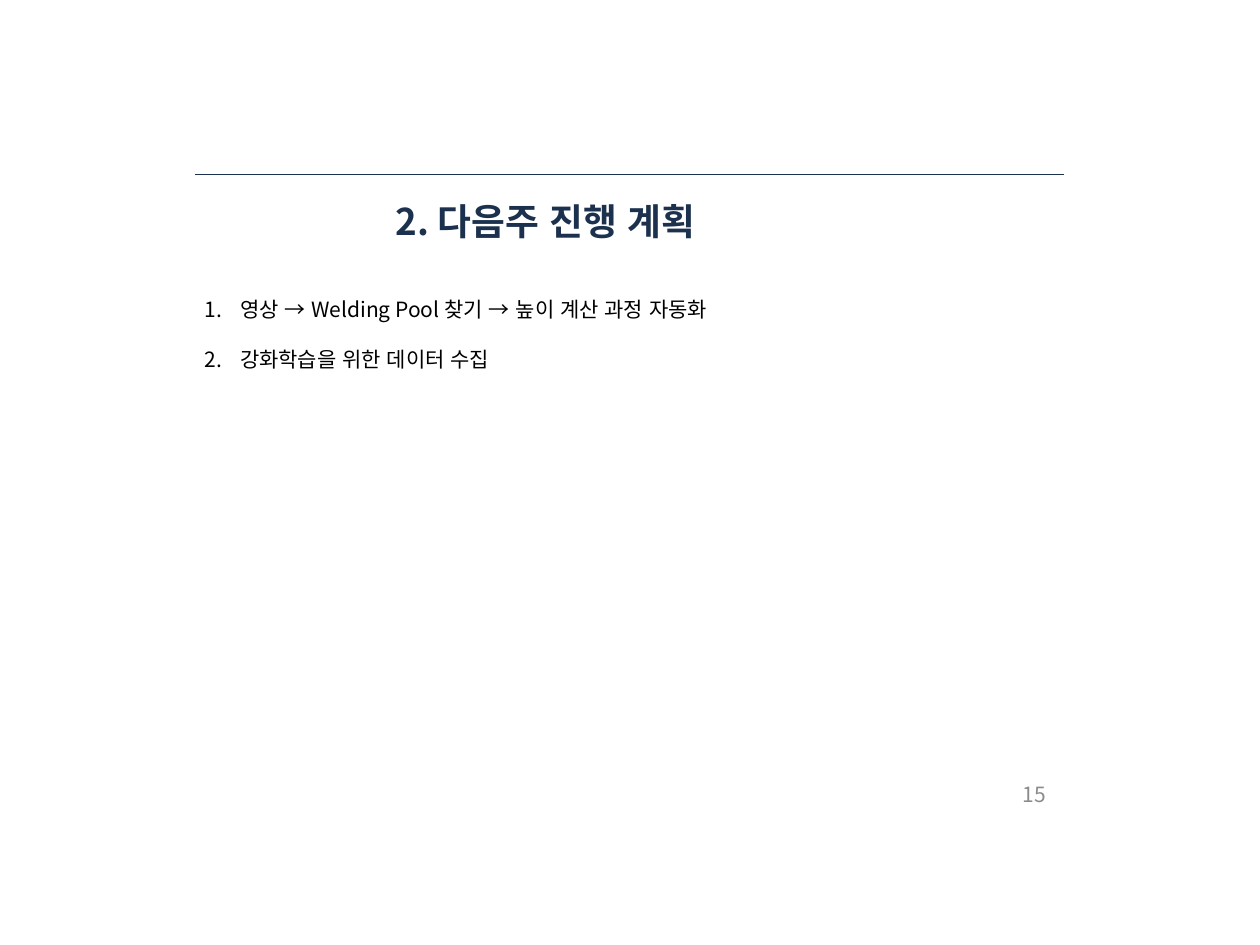
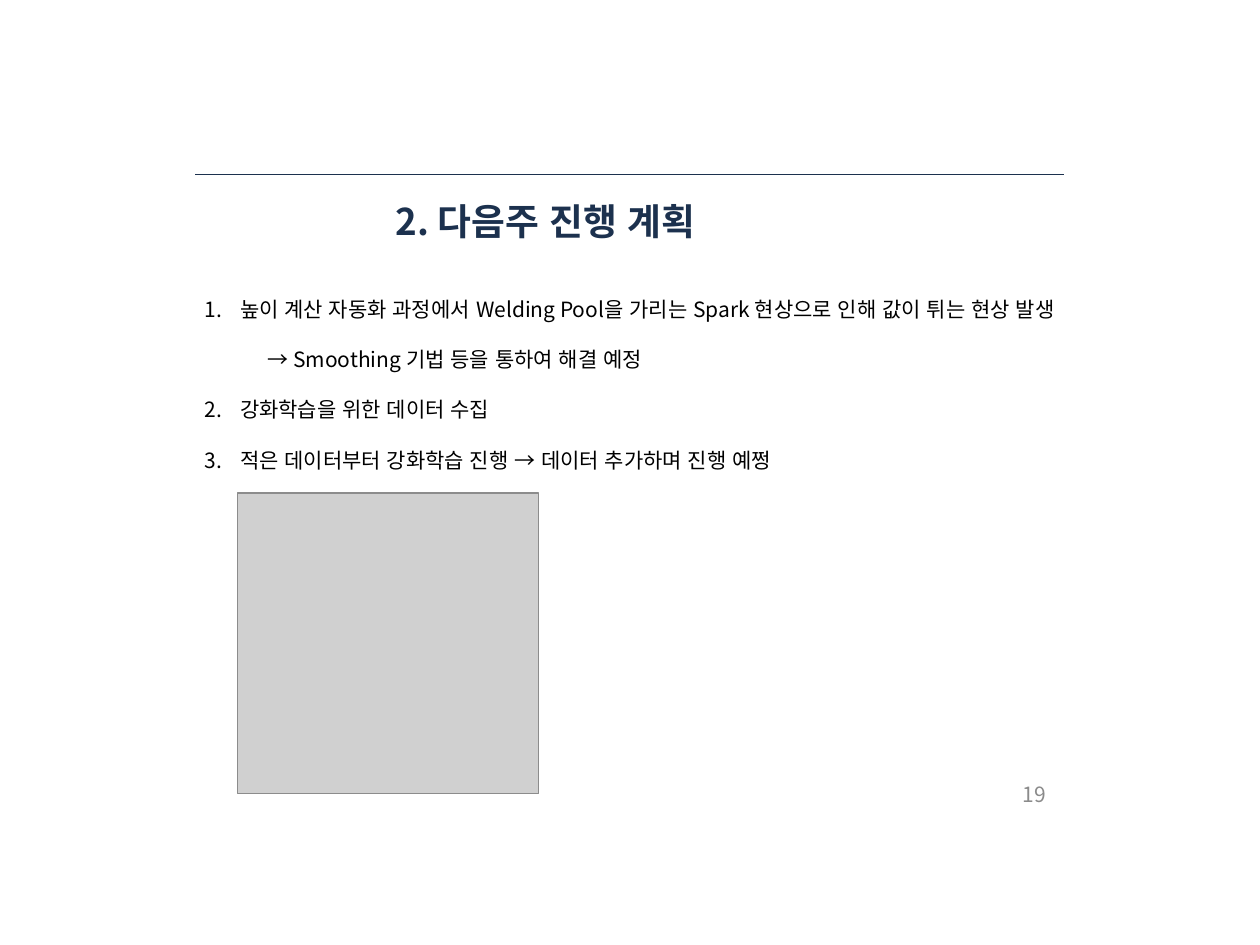
Before and after one commit to ssh6189/2022.03.12, a slide deck: slide 19 of 2022년 3월 12일 용접자동화로봇.pptx (slide 15 before the commit). Drawn at 1260x945 pixels with LibreOffice and Linux fonts; fonts in the diff are those of the drawing; grey boxes stand for pictures. Boxes give left, top, right and bottom in pixels: in the first picture for what was removed or moved away, otherwise in the second. Text is boxed around its words. In the diff, an @@ line names an element or a change of style, - is before the commit and + after.

```diff
--- a/2022년 3월 12일 용접자동화로봇.pptx
+++ b/2022년 3월 12일 용접자동화로봇.pptx
@@ text at [240,299,1055,372]: text changed @@
-1. 영상 → Welding Pool 찾기 → 높이 계산 과정 자동화
+1. 높이 계산 자동화 과정에서 Welding Pool을 가리는 Spark 현상으로 인해 값이 튀는 현상 발생
+  → Smoothing 기법 등을 통하여 해결 예정
@@ text at [240,450,771,470]: paragraph added @@
+3. 적은 데이터부터 강화학습 진행 → 데이터 추가하며 진행 예쩡
@@ picture added at [238,493,539,794] @@
@@ page number at [1023,786,1046,802]: text changed @@
-15
+19
```
Also in this commit, not shown: 1 other slide changed, 7 slides added, 3 slides removed.
